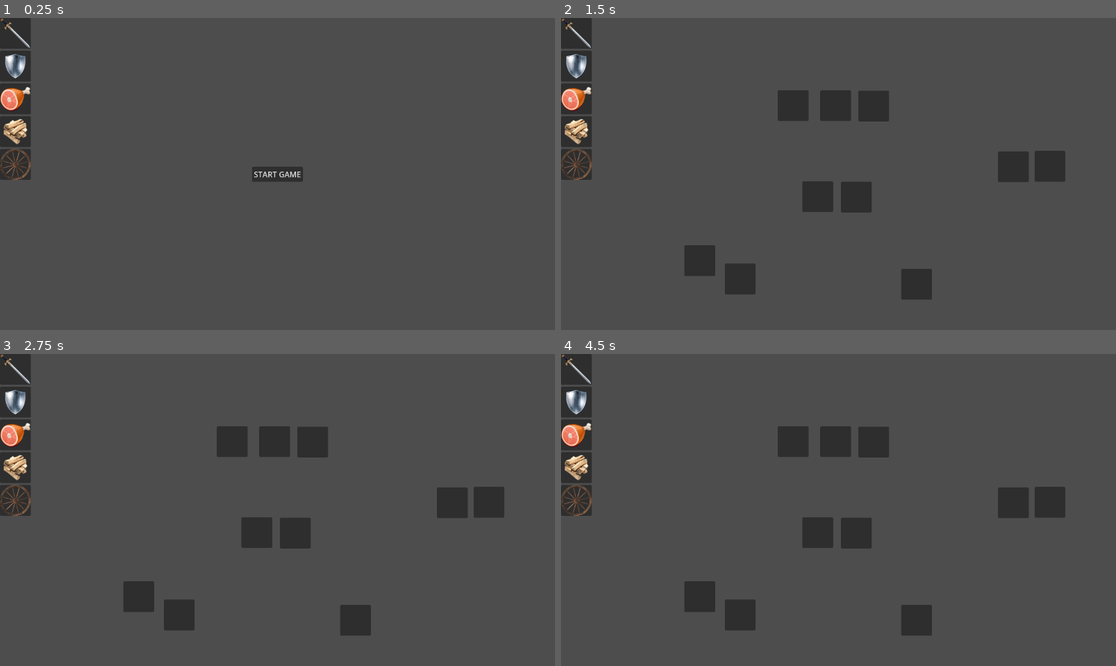
Above: before the commit, frames 1-4 (two rows, left to right).
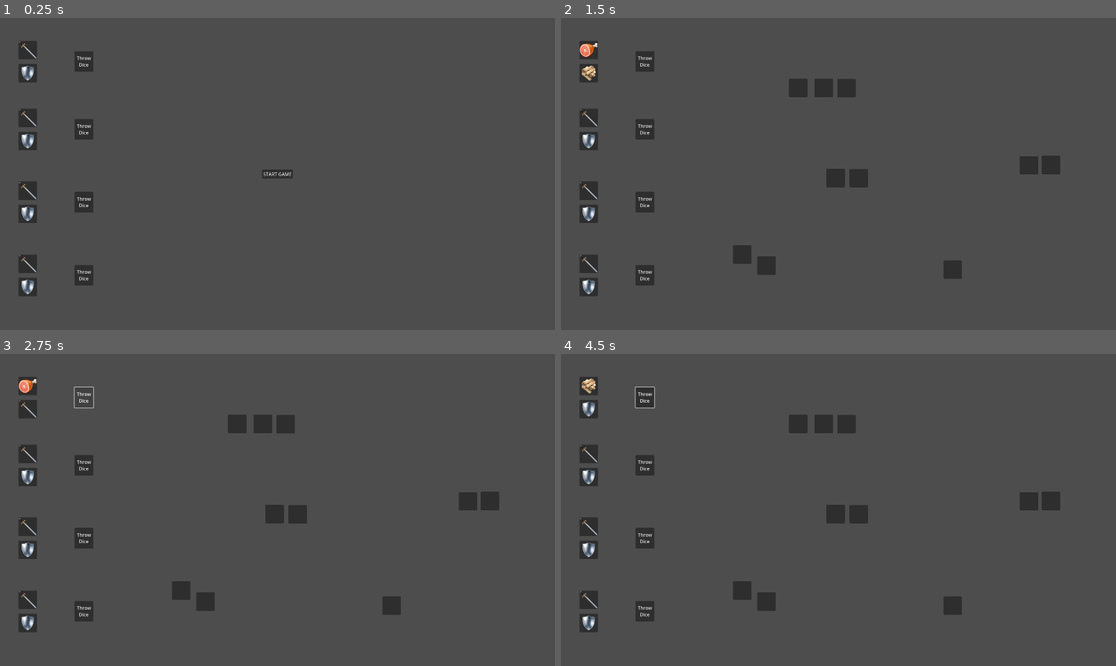
Above: after the commit, the same moments.

Repository: Sugo98/godot-77
Game: Godot game, scene res://game_logic/game_manager.tscn
Same seed, same stepped clock (60 frames per second), same inputs: the game is played once before the commit and once after it.
Inputs (mouse positions are in pixels of both pictures, inside the frame that each line leads up to):
- Up to frame 1 (0.25 s): no input
- Up to frame 2 (1.5 s): click (644, 61) at 0.5 s, where only the run after the commit has a clickable "Throw Dice"; click "START GAME" at 1.25 s
- Up to frame 3 (2.75 s): click (83, 397) at 2 s, where only the run after the commit has a clickable "Throw Dice"
- Up to frame 4 (4.5 s): click (644, 397) at 2.75 s, where only the run after the commit has a clickable "Throw Dice"; tap Enter at 3.5 s; move the mouse to (960, 494) at 3.52 s; click (960, 494) at 3.67 s; tap Space at 4.25 s; drag from (727, 525) to (810, 572) at 4.27 s

The runs differ from the first frame. In frame 1, 4.5% of the frame differs, in the area x 0-55%, y 0-90%; in frame 2, 10%; in frame 3, 10%; in frame 4, 10%, in the area x 0-91%, y 0-91%.

Commit message:
dice logic

Diff:
--- a/DiceFace.gd
+++ b/DiceFace.gd
@@ -2,6 +2,8 @@
 extends TextureRect
 
 @export var data: FaceData
+var dice_owner : Dice
+var hero_owner : Global.CharacterClass
 
 func init(d: FaceData) -> void:
 	data = d
@@ -48,3 +50,17 @@
 	c.add_child(t)
 
 	return c
+
+func set_hero_owner(o : Global.CharacterClass) -> void :
+	hero_owner = o
+
+func _gui_input(event):
+	if event is InputEventMouseButton:
+		if event.button_index == MOUSE_BUTTON_RIGHT and event.pressed:
+			come_back_home()
+
+func come_back_home():
+	for slot in dice_owner.dice_slots.get_children():
+		if slot.get_child_count() == 0:
+			reparent(slot)
+			return
--- a/DiceSlot.gd
+++ b/DiceSlot.gd
@@ -4,6 +4,7 @@
 enum Type {HERO, ENEMY, FOOD, WOOD, CARAVAN, ROAD}
 
 @export var type: Type
+var hero_owner : Global.CharacterClass = Global.CharacterClass.Any
 
 func init(t: Type, cms: Vector2i) -> void:
 	type = t
@@ -12,6 +13,9 @@
 func _can_drop_data(_at_position: Vector2, data: Variant):
 	if data is not DiceFace:
 		return false
+	if type == Type.HERO:
+		print(hero_owner, data.hero_owner)
+		return (hero_owner == data.hero_owner)
 	return data.can_be_placed(type)
 
 func _drop_data(_at_position: Vector2, data: Variant):
@@ -21,3 +25,6 @@
 			return
 		item.reparent(data.get_parent())
 	data.reparent(self)
+
+func set_hero_owner(o : Global.CharacterClass) -> void :
+	hero_owner = o
--- a/dice.gd
+++ b/dice.gd
@@ -1,16 +1,51 @@
-class_name Dice extends Node2D
+class_name Dice extends Node
 
-var faces : Array[DiceFace2]
+var faces : Array[DiceFace]
+@export var character_class : Global.CharacterClass
+@onready var dice_slots: VBoxContainer = $DiceSlots
 
 # Called when the node enters the scene tree for the first time.
 func _ready() -> void:
+	set_slot_owner()
 	faces.resize(6)
-	for i in range(6):
+	load_basic_dice()
+	add_faces_to_slots(0,1)
+
+func load_basic_dice():
+	var i = 0
+	for path in Global.basic_dice_faces:
 		var new_face = DiceFace.new()
-		new_face.init( load("res://dice_faces/shield.tres") )
+		new_face.init( load(path) )
+		new_face.set_hero_owner( character_class )
+		new_face.dice_owner = self
+		print(character_class)
 		faces[i] = new_face
-	add_child(faces[0])
+		i += 1
+	var new_face = DiceFace.new()
+	new_face.init( load(Global.basic_dice_faces[0]) )
+	faces[5] = new_face
 
 # Called every frame. 'delta' is the elapsed time since the previous frame.
 func _process(delta: float) -> void:
 	pass
+
+func add_faces_to_slots(a:int, b:int):
+	free_all_faces()
+	dice_slots.get_child(0).add_child( faces[a] )
+	dice_slots.get_child(1).add_child( faces[b] )
+
+func free_all_faces():
+	for face in faces:
+		var parent = face.get_parent()
+		if parent:
+			parent.remove_child(face)
+
+func throw_dice():
+	var result = range(6)
+	result.shuffle()
+	add_faces_to_slots(result[0], result[1])
+
+func set_slot_owner():
+	for slot : DiceSlot in dice_slots.get_children():
+		print( character_class )
+		slot.set_hero_owner( character_class )
--- a/dice.tscn
+++ b/dice.tscn
@@ -1,7 +1,42 @@
-[gd_scene load_steps=2 format=3 uid="uid://e3w2l0sl2g7m"]
+[gd_scene load_steps=3 format=3 uid="uid://e3w2l0sl2g7m"]
 
 [ext_resource type="Script" path="res://dice.gd" id="1_5jc4y"]
+[ext_resource type="Script" path="res://DiceSlot.gd" id="2_qx407"]
 
-[node name="Dice" type="Node2D"]
-position = Vector2(379, 248)
+[node name="Dice" type="Control"]
+custom_minimum_size = Vector2(0, 192)
+layout_mode = 3
+anchors_preset = 10
+anchor_right = 1.0
+grow_horizontal = 2
+mouse_filter = 2
 script = ExtResource("1_5jc4y")
+
+[node name="DiceSlots" type="VBoxContainer" parent="."]
+custom_minimum_size = Vector2(0, 192)
+layout_mode = 2
+offset_right = 40.0
+offset_bottom = 40.0
+theme_override_constants/separation = 16
+alignment = 1
+
+[node name="PanelContainer" type="PanelContainer" parent="DiceSlots"]
+custom_minimum_size = Vector2(64, 64)
+layout_mode = 2
+script = ExtResource("2_qx407")
+
+[node name="PanelContainer2" type="PanelContainer" parent="DiceSlots"]
+custom_minimum_size = Vector2(64, 64)
+layout_mode = 2
+script = ExtResource("2_qx407")
+
+[node name="Button" type="Button" parent="."]
+layout_mode = 0
+offset_left = 194.0
+offset_top = 60.0
+offset_right = 259.0
+offset_bottom = 131.0
+text = "Throw
+Dice"
+
+[connection signal="pressed" from="Button" to="." method="throw_dice"]
--- a/game_logic/basic_level.tscn
+++ b/game_logic/basic_level.tscn
@@ -24,28 +24,31 @@
 
 [node name="Enemy" type="PanelContainer" parent="EnemySlots"]
 custom_minimum_size = Vector2(64, 64)
-offset_left = 450.0
-offset_top = 150.0
-offset_right = 514.0
-offset_bottom = 214.0
+layout_mode = 0
+offset_left = 789.0
+offset_top = 210.0
+offset_right = 853.0
+offset_bottom = 274.0
 script = ExtResource("2_ghtwx")
 type = 1
 
 [node name="Enemy2" type="PanelContainer" parent="EnemySlots"]
 custom_minimum_size = Vector2(64, 64)
-offset_left = 538.0
-offset_top = 150.0
-offset_right = 602.0
-offset_bottom = 214.0
+layout_mode = 0
+offset_left = 877.0
+offset_top = 210.0
+offset_right = 941.0
+offset_bottom = 274.0
 script = ExtResource("2_ghtwx")
 type = 1
 
 [node name="Enemy3" type="PanelContainer" parent="EnemySlots"]
 custom_minimum_size = Vector2(64, 64)
-offset_left = 617.0
-offset_top = 151.0
-offset_right = 681.0
-offset_bottom = 215.0
+layout_mode = 0
+offset_left = 956.0
+offset_top = 211.0
+offset_right = 1020.0
+offset_bottom = 275.0
 script = ExtResource("2_ghtwx")
 type = 1
 
@@ -60,20 +63,21 @@
 
 [node name="Wood" type="PanelContainer" parent="WoodSlots"]
 custom_minimum_size = Vector2(64, 64)
-offset_left = 256.0
-offset_top = 472.0
-offset_right = 320.0
-offset_bottom = 536.0
+layout_mode = 0
+offset_left = 595.0
+offset_top = 787.0
+offset_right = 659.0
+offset_bottom = 851.0
 script = ExtResource("2_ghtwx")
 type = 3
 
 [node name="Wood2" type="PanelContainer" parent="WoodSlots"]
 custom_minimum_size = Vector2(64, 64)
 layout_mode = 2
-offset_left = 340.0
-offset_top = 510.0
-offset_right = 404.0
-offset_bottom = 574.0
+offset_left = 679.0
+offset_top = 825.0
+offset_right = 743.0
+offset_bottom = 889.0
 script = ExtResource("2_ghtwx")
 type = 3
 
@@ -88,19 +92,21 @@
 
 [node name="Food" type="PanelContainer" parent="FoodSlots"]
 custom_minimum_size = Vector2(64, 64)
-offset_left = 706.0
-offset_top = 521.0
-offset_right = 770.0
-offset_bottom = 585.0
+layout_mode = 0
+offset_left = 1323.0
+offset_top = 839.0
+offset_right = 1387.0
+offset_bottom = 903.0
 script = ExtResource("2_ghtwx")
 type = 2
 
 [node name="Food2" type="PanelContainer" parent="FoodSlots"]
 custom_minimum_size = Vector2(64, 64)
-offset_left = 789.0
-offset_top = 492.0
-offset_right = 853.0
-offset_bottom = 556.0
+layout_mode = 0
+offset_left = 1406.0
+offset_top = 810.0
+offset_right = 1470.0
+offset_bottom = 874.0
 script = ExtResource("2_ghtwx")
 type = 2
 
@@ -115,19 +121,21 @@
 
 [node name="Road" type="PanelContainer" parent="RoadSlots"]
 custom_minimum_size = Vector2(64, 64)
-offset_left = 907.0
-offset_top = 277.0
-offset_right = 971.0
-offset_bottom = 341.0
+layout_mode = 0
+offset_left = 1587.0
+offset_top = 478.0
+offset_right = 1651.0
+offset_bottom = 542.0
 script = ExtResource("2_ghtwx")
 type = 5
 
 [node name="Road2" type="PanelContainer" parent="RoadSlots"]
 custom_minimum_size = Vector2(64, 64)
-offset_left = 983.0
-offset_top = 276.0
-offset_right = 1047.0
-offset_bottom = 340.0
+layout_mode = 0
+offset_left = 1663.0
+offset_top = 477.0
+offset_right = 1727.0
+offset_bottom = 541.0
 script = ExtResource("2_ghtwx")
 type = 5
 
@@ -142,18 +150,20 @@
 
 [node name="Caravan" type="PanelContainer" parent="CaravanSlots"]
 custom_minimum_size = Vector2(64, 64)
-offset_left = 501.0
-offset_top = 339.0
-offset_right = 565.0
-offset_bottom = 403.0
+layout_mode = 0
+offset_left = 918.0
+offset_top = 522.0
+offset_right = 982.0
+offset_bottom = 586.0
 script = ExtResource("2_ghtwx")
 type = 4
 
 [node name="Caravan2" type="PanelContainer" parent="CaravanSlots"]
 custom_minimum_size = Vector2(64, 64)
-offset_left = 581.0
-offset_top = 340.0
-offset_right = 645.0
-offset_bottom = 404.0
+layout_mode = 0
+offset_left = 998.0
+offset_top = 523.0
+offset_right = 1062.0
+offset_bottom = 587.0
 script = ExtResource("2_ghtwx")
 type = 4
--- a/game_logic/game_manager.tscn
+++ b/game_logic/game_manager.tscn
@@ -2,7 +2,7 @@
 
 [ext_resource type="Script" path="res://game_logic/game_manager.gd" id="1_176oy"]
 [ext_resource type="PackedScene" uid="uid://c5mfo6eaopvch" path="res://game_logic/main_menu.tscn" id="2_he43h"]
-[ext_resource type="Script" path="res://game_logic/gui_warrior_test.gd" id="3_h3vbm"]
+[ext_resource type="PackedScene" uid="uid://e3w2l0sl2g7m" path="res://dice.tscn" id="3_enq2r"]
 
 [node name="GameManager" type="Node"]
 script = ExtResource("1_176oy")
@@ -10,7 +10,30 @@
 
 [node name="MainCanvas" type="CanvasLayer" parent="."]
 
-[node name="GridContainer" type="GridContainer" parent="MainCanvas"]
-offset_right = 40.0
-offset_bottom = 40.0
-script = ExtResource("3_h3vbm")
+[node name="Dice" parent="MainCanvas" instance=ExtResource("3_enq2r")]
+offset_left = 64.0
+offset_top = 55.0
+offset_right = 64.0
+offset_bottom = 247.0
+character_class = 1
+
+[node name="Dice2" parent="MainCanvas" instance=ExtResource("3_enq2r")]
+offset_left = 64.0
+offset_top = 290.0
+offset_right = 64.0
+offset_bottom = 482.0
+character_class = 2
+
+[node name="Dice3" parent="MainCanvas" instance=ExtResource("3_enq2r")]
+offset_left = 64.0
+offset_top = 542.0
+offset_right = 64.0
+offset_bottom = 734.0
+character_class = 3
+
+[node name="Dice4" parent="MainCanvas" instance=ExtResource("3_enq2r")]
+offset_left = 64.0
+offset_top = 795.0
+offset_right = 64.0
+offset_bottom = 987.0
+character_class = 4
--- a/game_logic/global_script.gd
+++ b/game_logic/global_script.gd
@@ -1,3 +1,11 @@
-extends Node
+class_name Global extends Node
 
 enum CharacterClass{Any,Fighter,Wizard,Ranger,MasterMind}
+
+const basic_dice_faces = [
+	"res://resources/dice_faces/sword.tres",
+	"res://resources/dice_faces/shield.tres",
+	"res://resources/dice_faces/food.tres",
+	"res://resources/dice_faces/wood.tres",
+	"res://resources/dice_faces/wheel.tres",
+]
--- a/project.godot
+++ b/project.godot
@@ -15,6 +15,7 @@
 config/features=PackedStringArray("4.3", "Forward Plus")
 config/icon="res://icon.svg"
 
-[autoload]
+[display]
 
-Global="*res://game_logic/global_script.gd"
+window/size/viewport_width=1920
+window/size/viewport_height=1080
